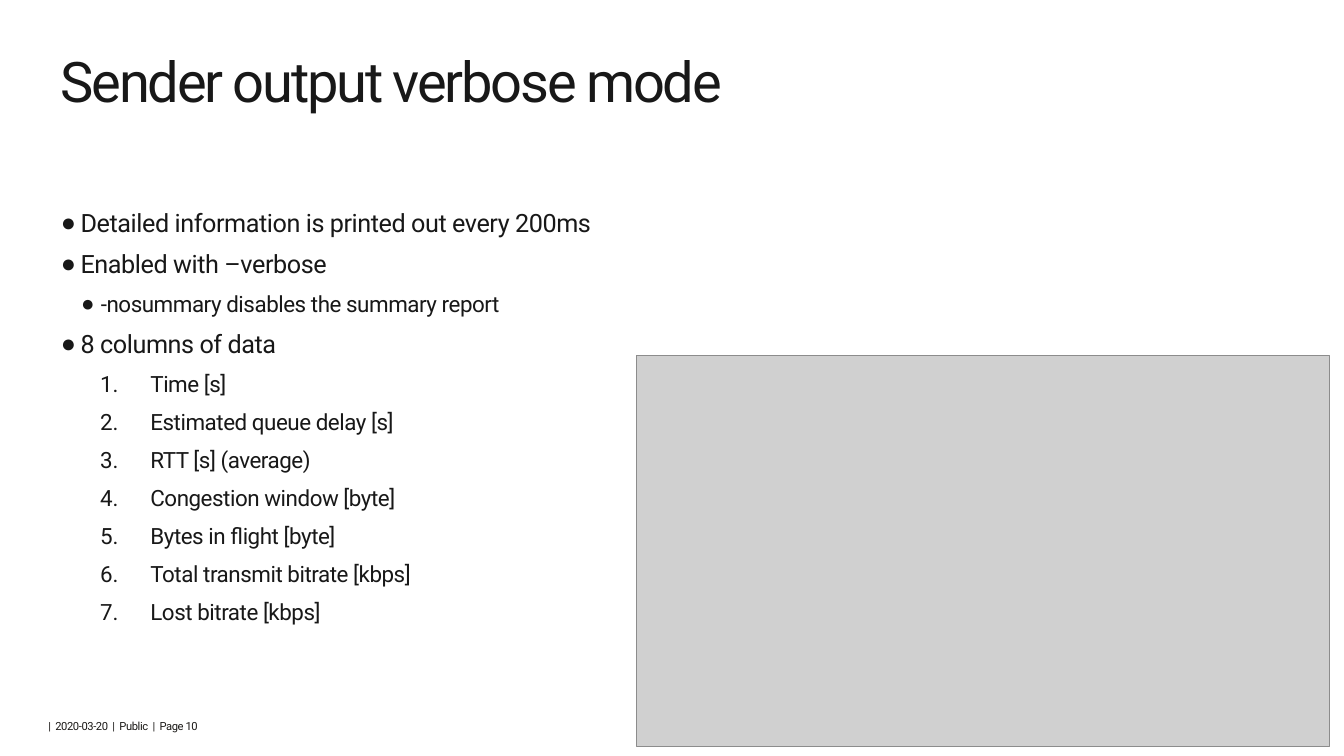
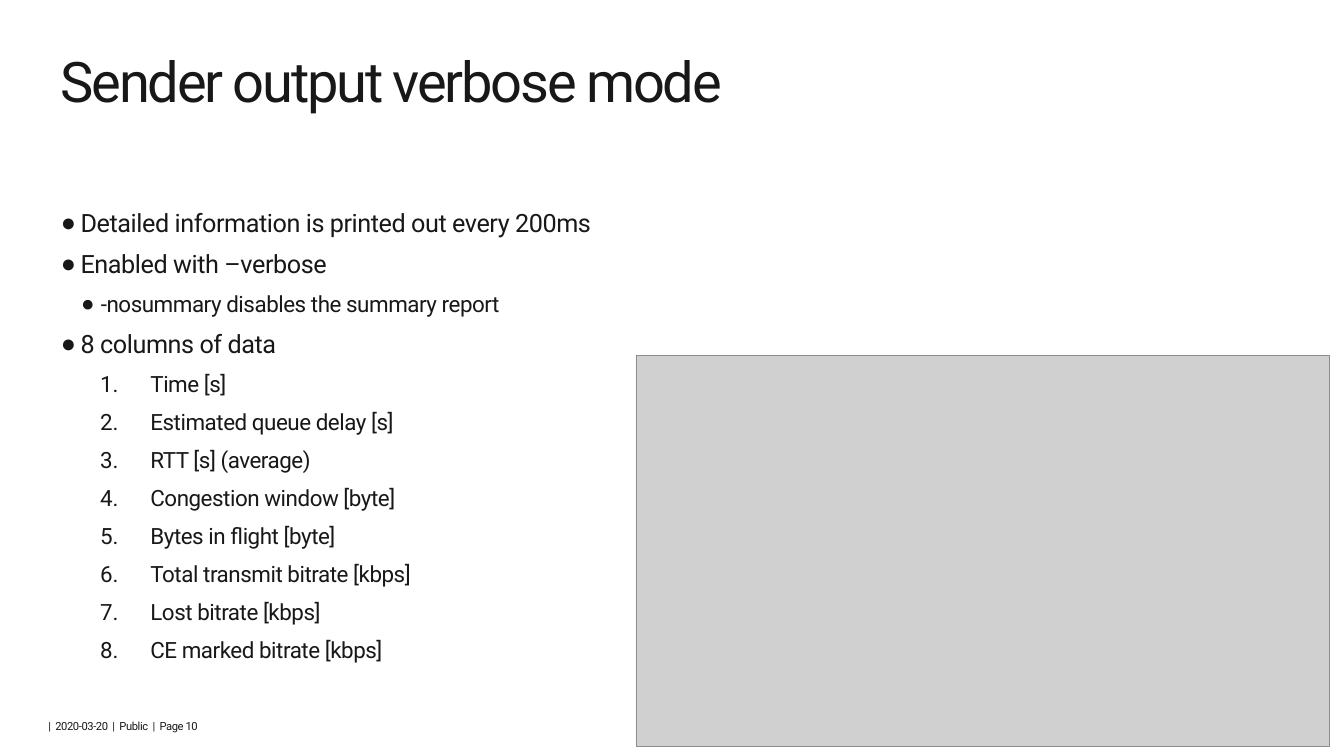
Before and after one commit to 5G-VCA-CC/scream, a slide deck: slide 10 of code/bw-test-tool/SCReAM-BW-test-tool.pptx. Drawn at 1344x756 pixels with LibreOffice and Linux fonts; fonts in the diff are those of the drawing; grey boxes stand for pictures; background and template pictures are left out. Boxes give left, top, right and bottom in pixels: in the first picture for what was removed or moved away, otherwise in the second. Text is boxed around its words. In the diff, an @@ line names an element or a change of style, - is before the commit and + after.

Commit message:
Error in computation of qDel fixed. CE marked bitrate added to log RTP packet loop made more efficient. SCReAM BW test can work up to ~500Mbps

```diff
--- a/code/bw-test-tool/SCReAM-BW-test-tool.pptx
+++ b/code/bw-test-tool/SCReAM-BW-test-tool.pptx
@@ text at (150,639,383,663): paragraph added @@
+  8. CE marked bitrate [kbps]
```
Also in this commit, not shown: 3 other slides changed, 9 other files.
